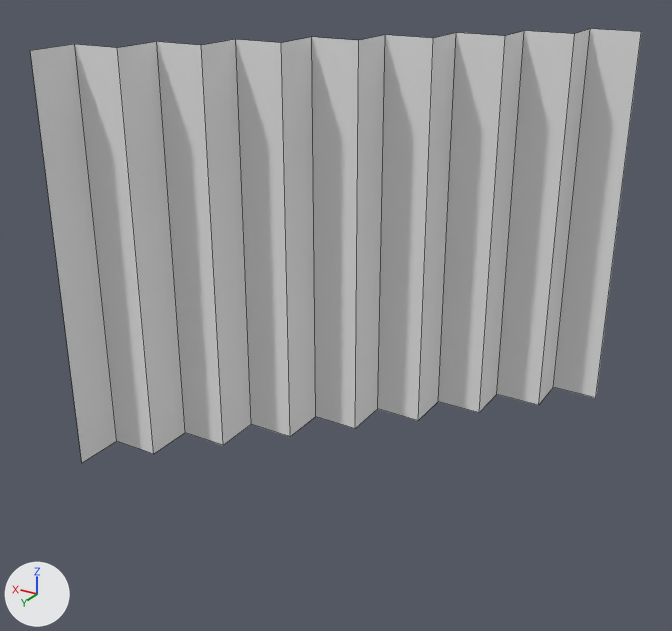
Renders of the OBJ model app/meshes/stairs.obj from each side of a commit.
Both versions are drawn from a camera (50 mm lens) standing at (-1.072, 1.887, 1.258) and looking at (0.012, 0.08, 0.355). Lighting does not change. The marker at lower left points along +X, +Y and +Z. The older version comes first. Mesh edges are drawn as thin lines. Where no turn or scale is listed for an object, it has been applied to the vertices.

The scene before the commit, as lines of its bpy script (objects in view):
```python
me_stairs = bpy.data.meshes.new('Stairs')
me_stairs.from_pydata(...)  # 34 vertices, 16 faces; spans x -0.5..0.5, y -0.5..0.5, z 0.0..1.0
ob_stairs = bpy.data.objects.new('Stairs', me_stairs)
ob_stairs.location = (0.0, 0.0, 0.0)
```
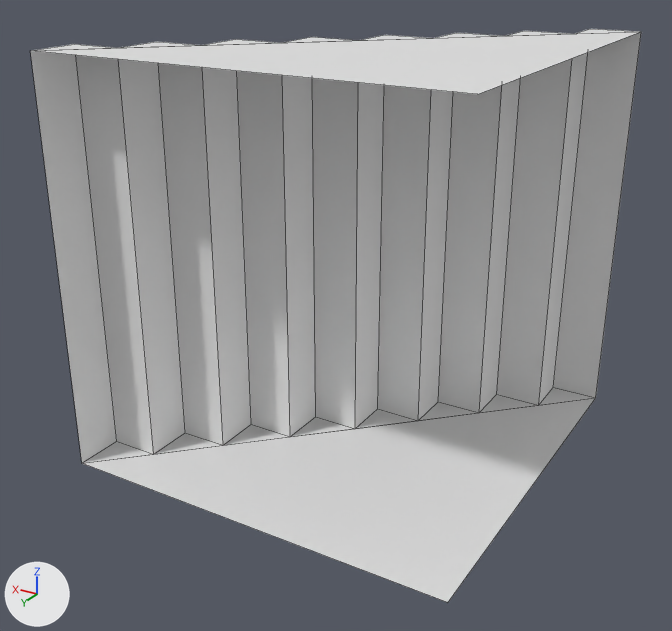
The newer file is also turned or shifted as a whole; pictures and numbers use the older file's frame.

The edits, one by one:
me_stairs is used by ob_stairs; location (0.0, 0.0, 0.0).
me_stairs had 34 vertices, 16 faces and spanned x -0.5..0.5, y -0.5..0.5, z 0.0..1.0.
me_stairs now has 36 vertices, 34 faces and spans x -0.5..0.5, y -0.5..0.5, z 0.0..1.0.
Part 1, on me_stairs:
1 vertex is added at (-0.5, 0.5, 0.0).
9 new faces join them.
Part 2, on me_stairs:
1 vertex is added at (-0.5, 0.5, 1.0).
9 new faces join them.

What differs and where, as boxes [x1, y1, x2, y2] in the pictures (672 x 631 px):
'Stairs', reshaped (32% taller): before [30, 29, 641, 463]; after [30, 29, 641, 602]
part 1 of me_stairs, added: after [83, 387, 596, 602]
part 2 of me_stairs, added: after [31, 29, 639, 94]
